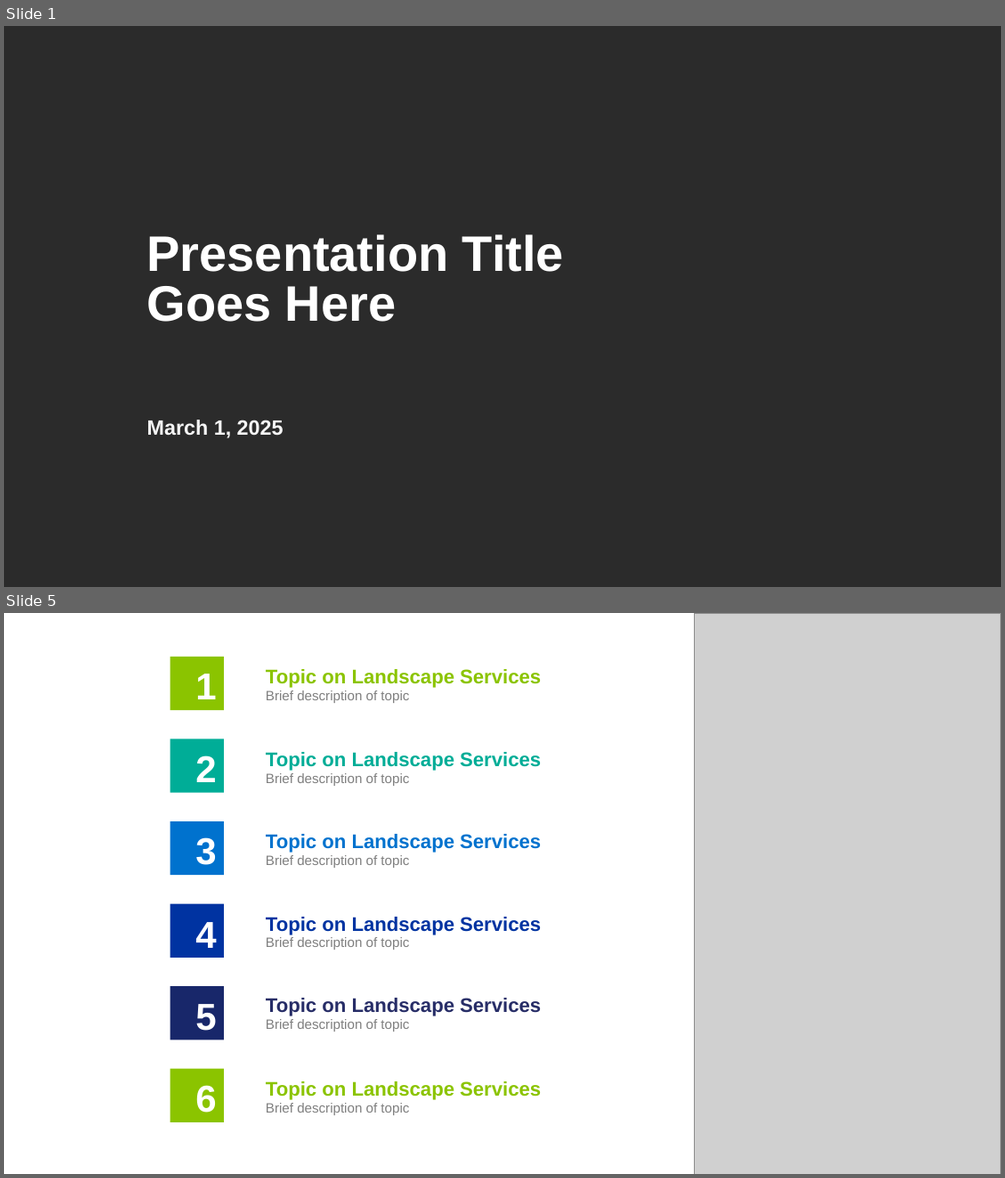
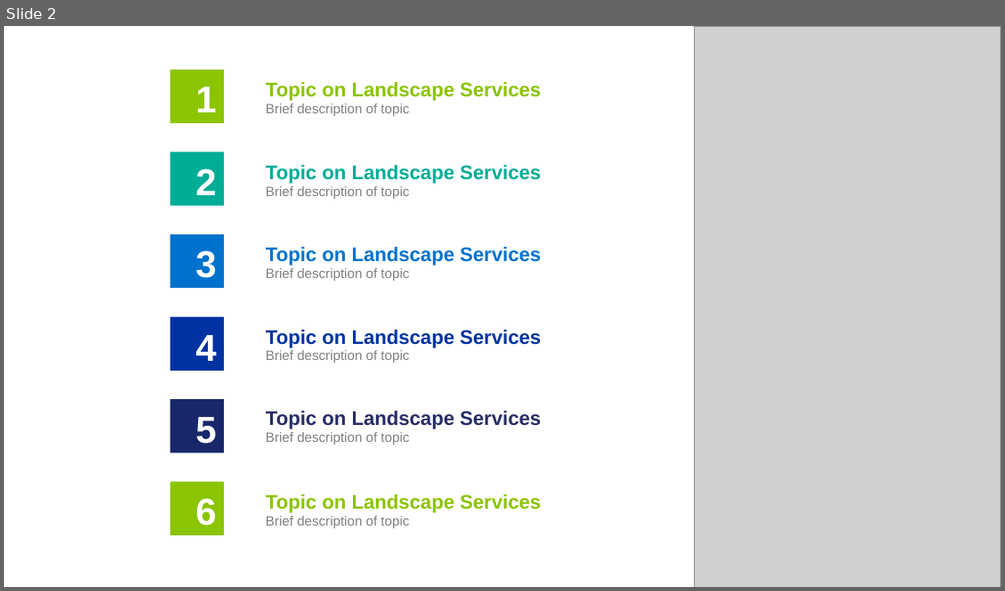
Before and after one commit to greg-e/irrigation, a slide deck: fsm_irrigation.pptx. Shown one above the other, each under a label of ours: slides 1 and 5 before the commit, slide 2 after it; the slides between them are not shown. The pictures are 1005x1178 and 1005x591 pixels, drawn with LibreOffice and Linux fonts; fonts in the diff are those of the drawing; grey boxes stand for pictures; background and template pictures are left out; a plain dark background stands for a picture behind light text. Boxes give left, top, right and bottom in pixels: in the first picture for what was removed or moved away, otherwise in the second. Text is boxed around its words. In the diff, an @@ line names an element or a change of style, - is before the commit and + after.

```diff
--- a/fsm_irrigation.pptx
+++ b/fsm_irrigation.pptx
@@ slide 1 removed at <box>4,26,1001,587</box>, background picture (left out) @@
@@ title removed at <box>147,234,564,321</box> @@
-Presentation Title Goes Here
@@ text removed at <box>147,419,283,438</box> @@
-March 1, 2025
@@ what was slide 5 is now slide 2 @@
```
Also in this commit, not shown: 6 slides added, 15 other slides removed.
